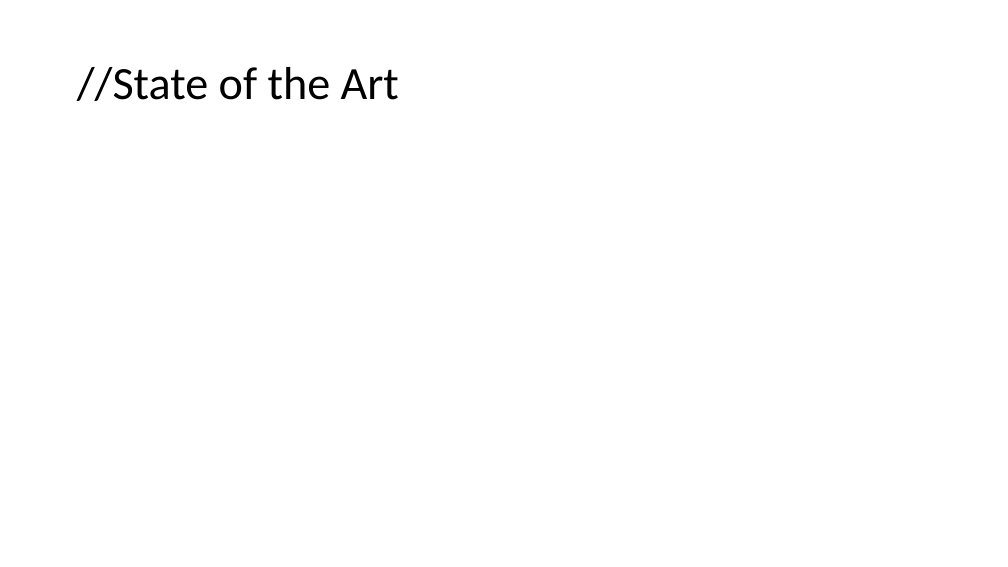
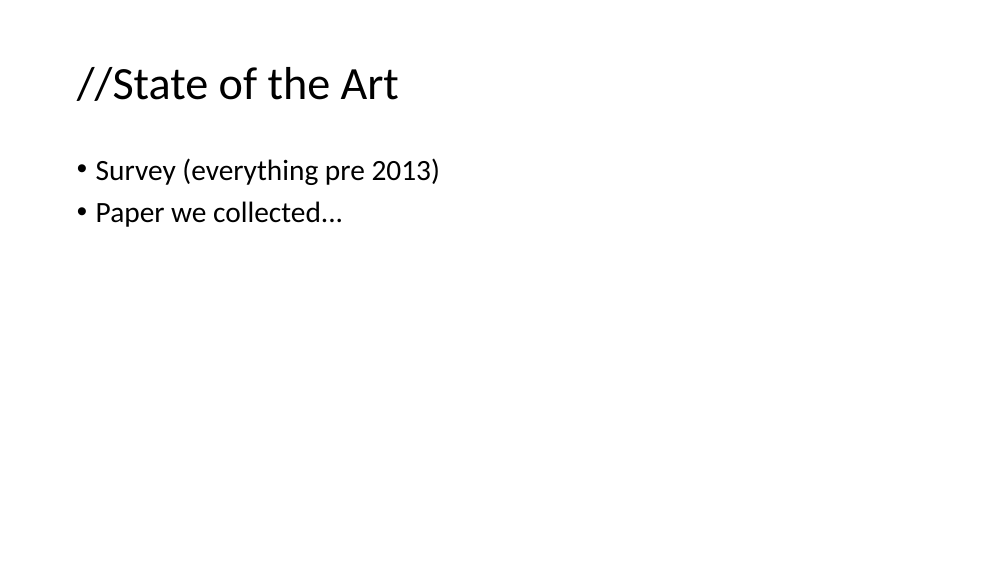
Before and after one commit to filipre/formal-verification-rl, a slide deck: slide 7 of presentation.pptx (slide 6 before the commit). Drawn at 1008x567 pixels with LibreOffice and Linux fonts; fonts in the diff are those of the drawing. Boxes give left, top, right and bottom in pixels: in the first picture for what was removed or moved away, otherwise in the second. Text is boxed around its words. In the diff, an @@ line names an element or a change of style, - is before the commit and + after.

```diff
--- a/presentation.pptx
+++ b/presentation.pptx
@@ text added at box(96, 158, 440, 227), 28 pt, text #000000 @@
+• Survey (everything pre 2013)
+• Paper we collected...
```
Also in this commit, not shown: 3 other slides changed, 4 slides added, 1 slide removed.
